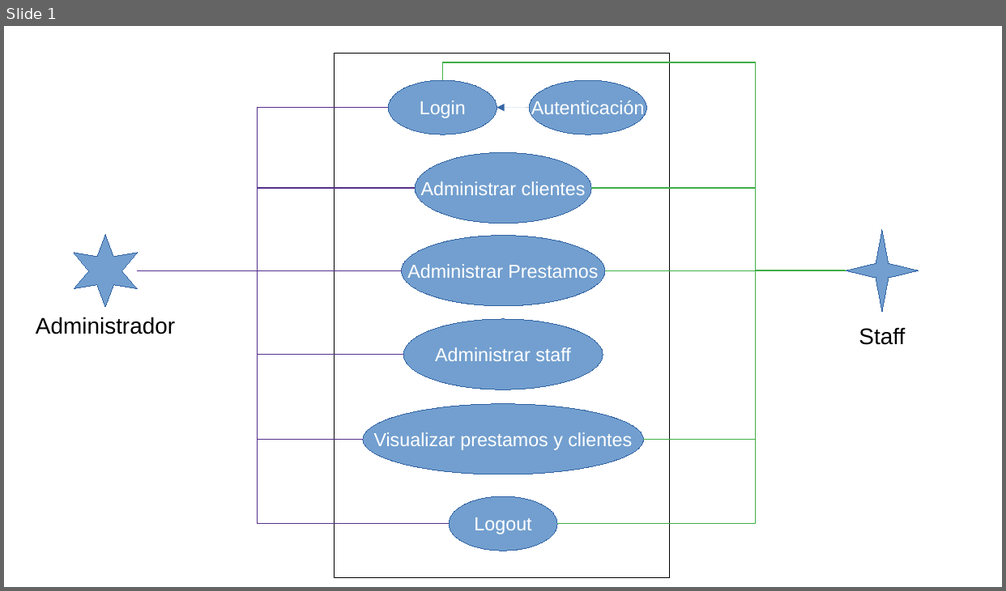
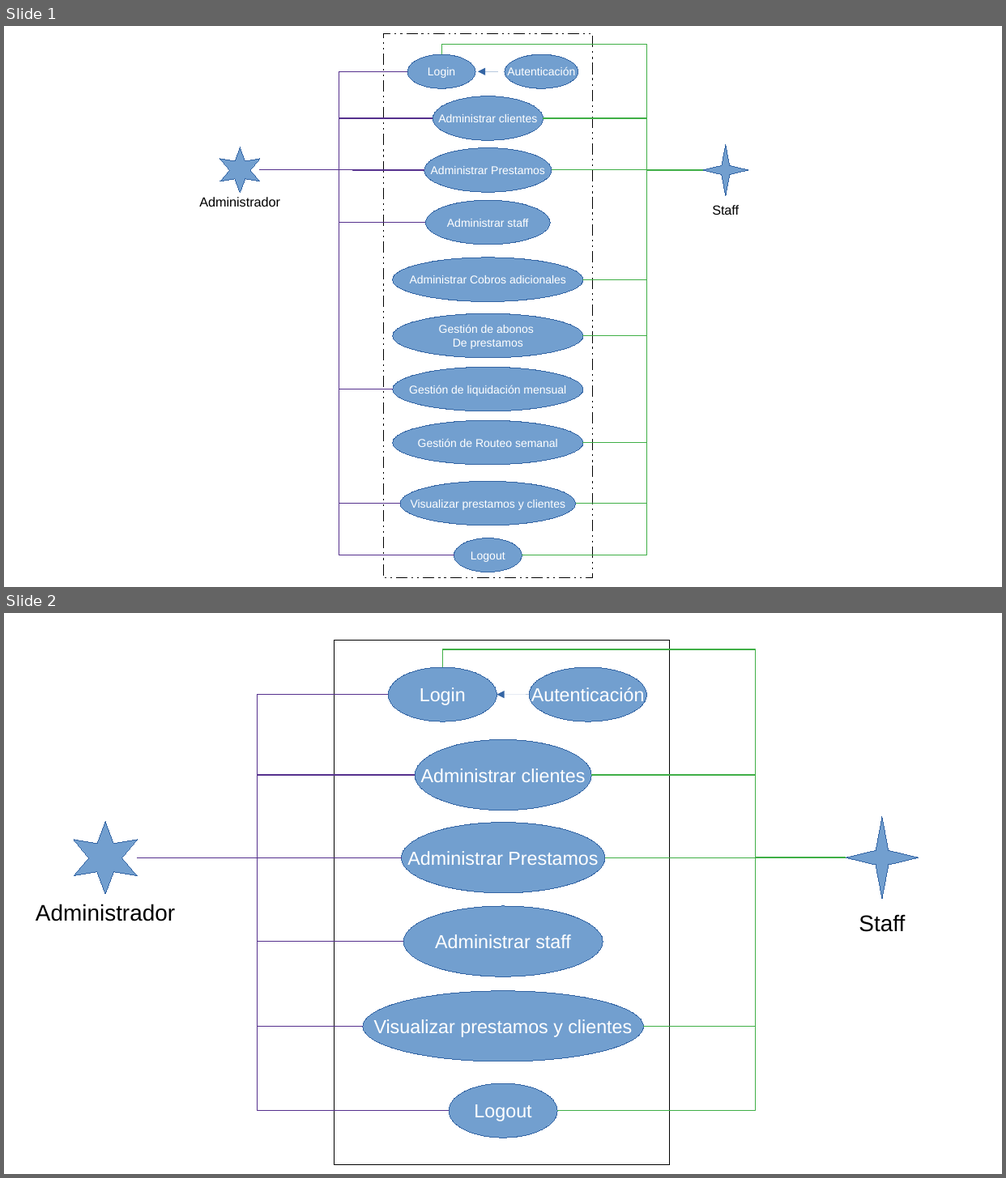
Before and after one commit to Victor-Tilve/PawnShop, a slide deck: Docs/Documentos Técnicos/01 - Casos de uso/Casos de Usos.odp. Shown one above the other, each under a label of ours: slide 1 before the commit, slides 1 and 2 after it. The pictures are 1006x591 and 1006x1178 pixels, drawn with LibreOffice and Linux fonts; fonts in the diff are those of the drawing. Boxes give left, top, right and bottom in pixels: in the first picture for what was removed or moved away, otherwise in the second. Text is boxed around its words. In the diff, an @@ line names an element or a change of style, - is before the commit and + after.

```diff
--- a/Docs/Documentos Técnicos/01 - Casos de uso/Casos de Usos.odp
+++ b/Docs/Documentos Técnicos/01 - Casos de uso/Casos de Usos.odp
@@ slide 1 added at <box>4,26,1002,587</box>, background #FFFFFF @@
@@ rectangle added at <box>383,34,593,578</box>, outline #000000 0 pt @@
@@ elbow line added from (703, 170) to (441, 55), #3FAF46 0.79 pt @@
@@ elbow line added from (260, 170) to (408, 71), #55308D 0.79 pt @@
@@ ellipse added at <box>408,55,475,89</box>, fill #729FCF, outline #3465A4 0 pt, 9 pt, text #FFFFFF @@
+Login
@@ arrow added from (498, 71) to (478, 71), #3465A4 0 pt @@
@@ ellipse added at <box>505,55,578,89</box>, fill #729FCF, outline #3465A4 0 pt, 9 pt, text #FFFFFF @@
+Autenticación
@@ ellipse added at <box>433,96,543,141</box>, fill #729FCF, outline #3465A4 0 pt, 9 pt, text #FFFFFF @@
+Administrar clientes
@@ elbow line added from (260, 170) to (433, 118), #55308D 0.79 pt @@
@@ elbow line added from (703, 170) to (543, 118), #3FAF46 0.79 pt @@
@@ freeform shape added at <box>703,144,748,195</box>, fill #729FCF, outline #3465A4 0 pt, 10.5 pt, text #000000 @@
+Staff
@@ freeform shape added at <box>220,148,260,193</box>, fill #729FCF, outline #3465A4 0 pt, 10.5 pt, text #000000 @@
+Administrador
@@ elbow line added from (260, 170) to (426, 223), #55308D 0.79 pt @@
@@ elbow line added from (260, 170) to (401, 504), #55308D 0.79 pt @@
@@ elbow line added from (260, 170) to (454, 556), #55308D 0.79 pt @@
@@ elbow line added from (260, 170) to (424, 170), #55308D 0.79 pt @@
@@ elbow line added from (260, 170) to (393, 389), #55308D 0 pt @@
@@ ellipse added at <box>424,148,552,193</box>, fill #729FCF, outline #3465A4 0 pt, 9 pt, text #FFFFFF @@
+Administrar Prestamos
@@ elbow line added from (703, 170) to (522, 556), #3FAF46 0.79 pt @@
@@ elbow line added from (703, 170) to (552, 170), #3FAF46 0.79 pt @@
@@ elbow line added from (703, 170) to (575, 504), #3FAF46 0.79 pt @@
@@ elbow line added from (703, 170) to (583, 280), #3FAF46 0 pt @@
@@ elbow line added from (703, 170) to (583, 335), #3FAF46 0 pt @@
@@ elbow line added from (703, 170) to (583, 442), #3FAF46 0 pt @@
@@ ellipse added at <box>426,201,551,246</box>, fill #729FCF, outline #3465A4 0 pt, 9 pt, text #FFFFFF @@
+Administrar staff
@@ ellipse added at <box>393,258,583,302</box>, fill #729FCF, outline #3465A4 0 pt, 9 pt, text #FFFFFF @@
+Administrar Cobros adicionales
@@ ellipse added at <box>393,314,583,358</box>, fill #729FCF, outline #3465A4 0 pt, 9 pt, text #FFFFFF @@
+Gestión de abonos
+De prestamos
@@ ellipse added at <box>393,367,583,412</box>, fill #729FCF, outline #3465A4 0 pt, 9 pt, text #FFFFFF @@
+Gestión de liquidación mensual
@@ ellipse added at <box>393,420,583,465</box>, fill #729FCF, outline #3465A4 0 pt, 9 pt, text #FFFFFF @@
+Gestión de Routeo semanal
@@ ellipse added at <box>401,481,577,526</box>, fill #729FCF, outline #3465A4 0 pt, 9 pt, text #FFFFFF @@
+Visualizar prestamos y clientes
@@ ellipse added at <box>454,539,522,572</box>, fill #729FCF, outline #3465A4 0 pt, 9 pt, text #FFFFFF @@
+Logout
@@ what was slide 1 is now slide 2 @@
```
Also in this commit, not shown: 1 other slide added, 1 slide removed, 4 other files.
